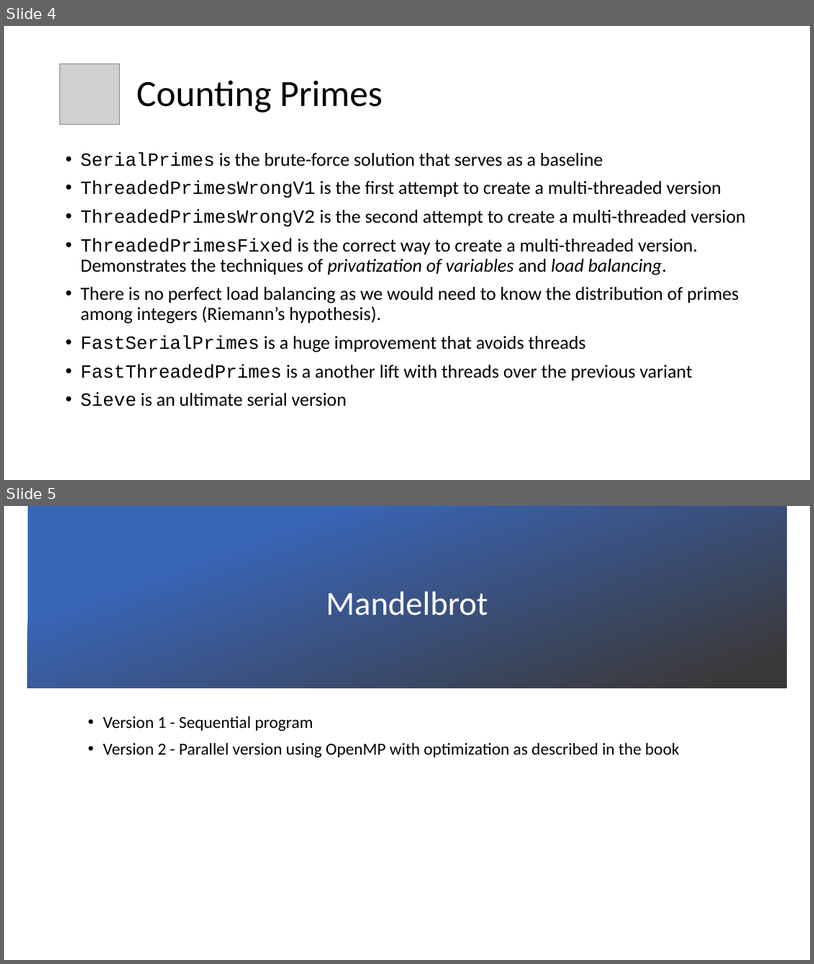
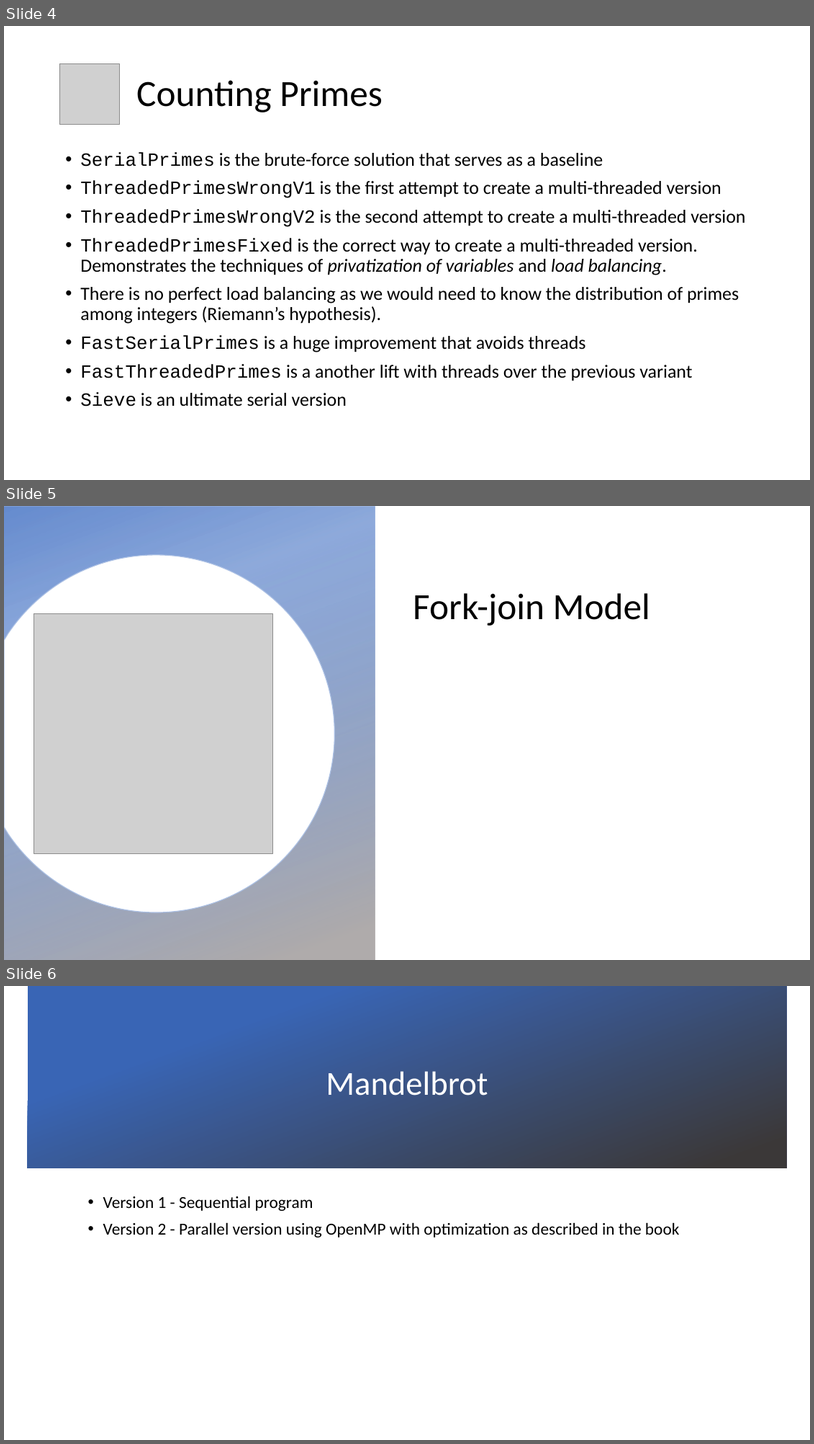
Before and after one commit to evarga/parallel-computing-lectures, a slide deck: lecture-3/presentation-3.pptx. Shown one above the other, each under a label of ours: slides 4 and 5 before the commit, slides 4, 5 and 6 after it. The pictures are 814x964 and 814x1444 pixels, drawn with LibreOffice and Linux fonts; fonts in the diff are those of the drawing; grey boxes stand for pictures; background and template pictures are left out. Boxes give left, top, right and bottom in pixels: in the first picture for what was removed or moved away, otherwise in the second. Text is boxed around its words. In the diff, an @@ line names an element or a change of style, - is before the commit and + after.

Commit message:
Insert slide about the Fork-join model.

```diff
--- a/lecture-3/presentation-3.pptx
+++ b/lecture-3/presentation-3.pptx
@@ slide 5 added at (x1=4, y1=506, x2=810, y2=960), background picture (left out) @@
@@ rectangle added at (x1=4, y1=506, x2=376, y2=960), fill gradient #4472C4 to #AFABAB @@
@@ freeform shape added at (x1=4, y1=555, x2=335, y2=913), fill #FFFFFF, outline #C5C3C3 1 pt @@
@@ title added at (x1=413, y1=593, x2=651, y2=626), 44 pt, text #000000 @@
+Fork-join Model
@@ picture added at (x1=34, y1=614, x2=273, y2=853) @@
@@ what was slide 5 is now slide 6 @@
```
Also in this commit, not shown: 2 slides changed.
